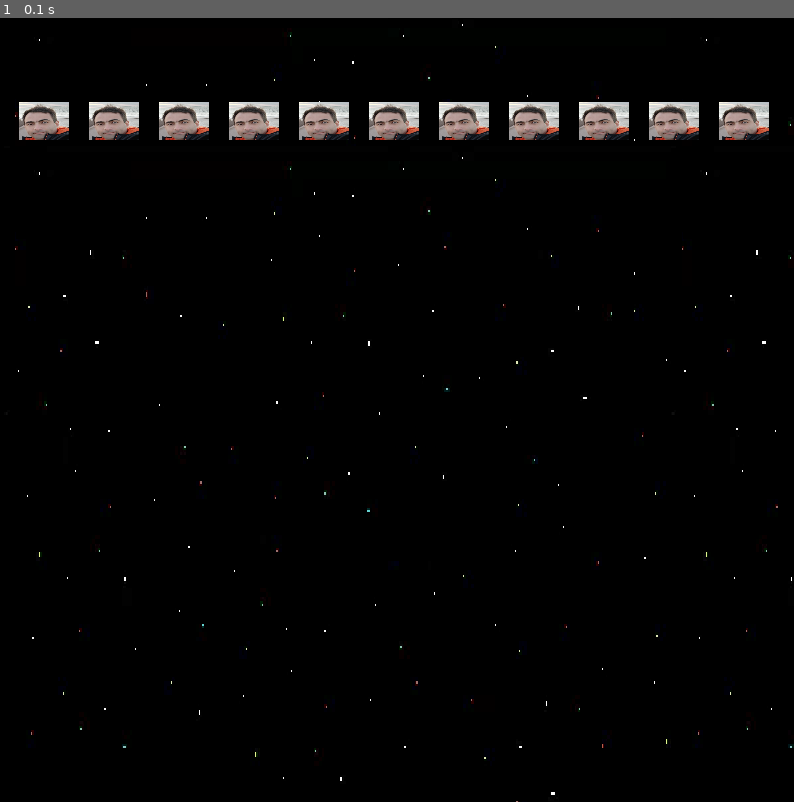
Above: before the commit, frame 1.
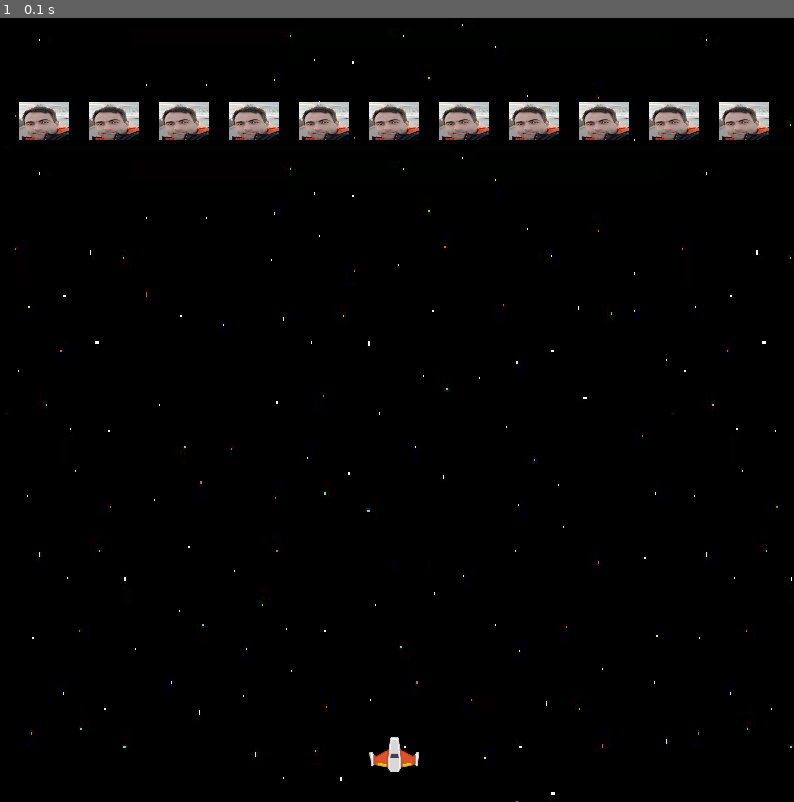
Above: after the commit, the same moment.

Repository: MatheusCastellucci/Pygame_projeto
Game: pygame game, started from jogo.py
The game is run twice, just before and just after one commit, with the same random seed, the same clock (stepped at 60 frames per second) and the same inputs.
Inputs:
- Up to frame 1 (0.1 s): no input

The runs differ from the first frame. In frame 1, 0.1% of the frame differs, in the area x 46-53%, y 91-97%.

Commit message:
criação da nave, sem movimento

Diff:
--- a/jogo.py
+++ b/jogo.py
@@ -17,10 +17,33 @@
 
 HUMBERTO_WIDTH = 50
 HUMBERTO_HEIGHT = 38
+NAVE_WIDTH = 50
+NAVE_HEIGHT = 35
 background = pygame.image.load('imagens/back.png').convert()
 background = pygame.transform.scale(background, (WIDTH, HEIGHT))
 humberto_img = pygame.image.load('imagens/Ft_Humberto.png').convert_alpha()
 humberto_img = pygame.transform.scale(humberto_img, (HUMBERTO_WIDTH, HUMBERTO_HEIGHT))
+nave_img = pygame.image.load('imagens/nave.png').convert_alpha()
+nave_img = pygame.transform.scale(nave_img, (NAVE_WIDTH, NAVE_HEIGHT))
+
+class Ship(pygame.sprite.Sprite):
+    def __init__(self, img):
+        pygame.sprite.Sprite.__init__(self)
+        self.image = img
+        self.rect = self.image.get_rect()
+        self.rect.centerx = WIDTH / 2
+        self.rect.bottom = HEIGHT - 30
+        self.speedx = 0
+
+    def upadate(self):
+        self.rect.x += self.speedx
+        self.rect.y += self.speedy
+
+        if self.rect.right > WIDTH:
+            self.rect.right = WIDTH
+        if self.rect.left < 0:
+            self.rect.left = 0
+
 
 class Enemy(pygame.sprite.Sprite):
     def __init__(self, img, pos_x, pos_y):
@@ -42,21 +65,21 @@
             self.speedx = 0
             self.speedy = 0
 
-
 game = True
 
 clock = pygame.time.Clock()
 FPS = 30
 
-
-all_enemies = pygame.sprite.Group()
+all_sprites = pygame.sprite.Group()
 pos_x = 25
 pos_y = 100
+player = Ship(nave_img)
+all_sprites.add(player)
 
 for i in range(11):
 
     humberto = Enemy(humberto_img, pos_x, pos_y)
-    all_enemies.add(humberto)
+    all_sprites.add(humberto)
     pos_x += 70
 
 while game:
@@ -66,11 +89,11 @@
         if event.type == pygame.QUIT:
             game = False
 
-    all_enemies.update()
+    all_sprites.update()
 
     window.fill((0, 0, 0))
     window.blit(background, (10, 10))
-    all_enemies.draw(window)
+    all_sprites.draw(window)
 
     pygame.display.update()
 
